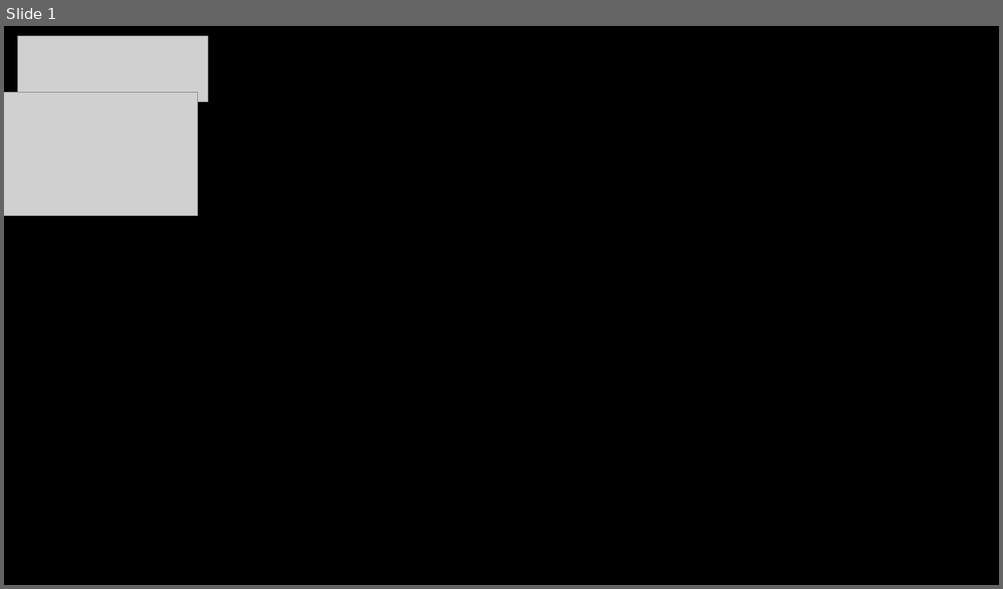
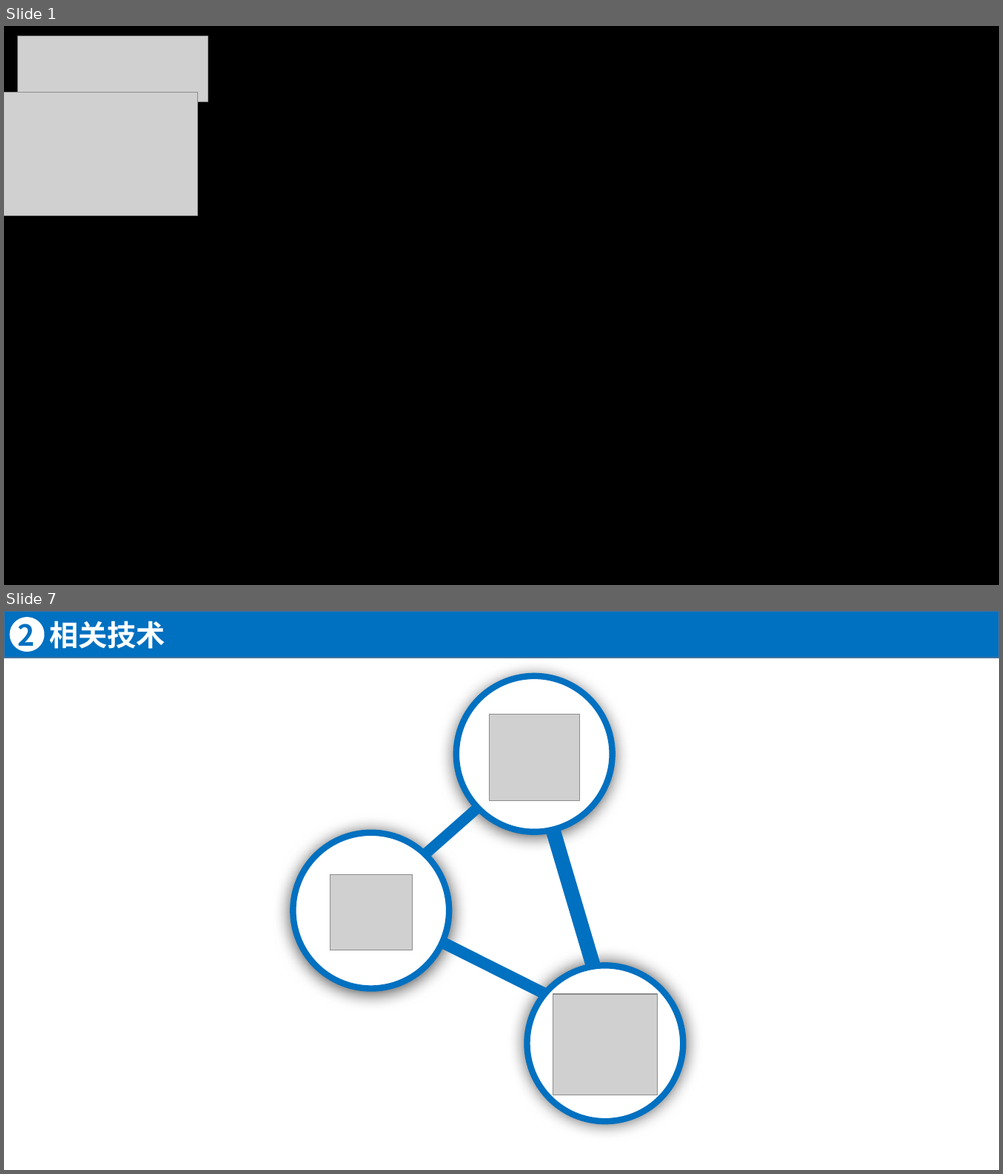
Before and after one commit to shianqi/graduation_paper, a slide deck: PPT.pptx. Shown one above the other, each under a label of ours: slide 1 before the commit, slides 1 and 7 after it; the slides between them are not shown. The pictures are 1003x589 and 1003x1174 pixels, drawn with LibreOffice and Linux fonts; fonts in the diff are those of the drawing; grey boxes stand for pictures. Boxes give left, top, right and bottom in pixels: in the first picture for what was removed or moved away, otherwise in the second. Text is boxed around its words. In the diff, an @@ line names an element or a change of style, - is before the commit and + after.

```diff
--- a/PPT.pptx
+++ b/PPT.pptx
@@ slide 7 added at [4, 611, 999, 1170], background #FFFFFF @@
@@ rectangle added at [4, 611, 999, 658], fill #0070C0, outline #43739E 1 pt @@
@@ ellipse added at [10, 617, 44, 651], fill #FFFFFF @@
@@ text added at [18, 616, 35, 654], 28 pt, text #0070C0, bold @@
+2
@@ text added at [49, 621, 165, 649], 28 pt, text #FFFFFF, bold @@
+相关技术
@@ ellipse added at [456, 676, 612, 832], outline #0070C0 6 pt @@
@@ ellipse added at [456, 679, 612, 834], fill #FFFFFF @@
@@ picture added at [489, 714, 579, 801] @@
@@ rectangle added at [423, 805, 481, 858], fill #0070C0 @@
@@ ellipse added at [293, 832, 449, 988], outline #0070C0 6 pt @@
@@ rectangle added at [546, 829, 600, 969], fill #0070C0 @@
@@ ellipse added at [293, 834, 449, 991], fill #FFFFFF @@
@@ picture added at [330, 874, 412, 951] @@
@@ rectangle added at [438, 937, 548, 1000], fill #0070C0 @@
@@ ellipse added at [527, 965, 683, 1122], fill #FFFFFF @@
@@ ellipse added at [527, 966, 683, 1122], outline #0070C0 6 pt @@
@@ picture added at [552, 994, 657, 1095] @@
```
Also in this commit, not shown: 2 slides changed, 6 other slides added, 3 slides removed.
